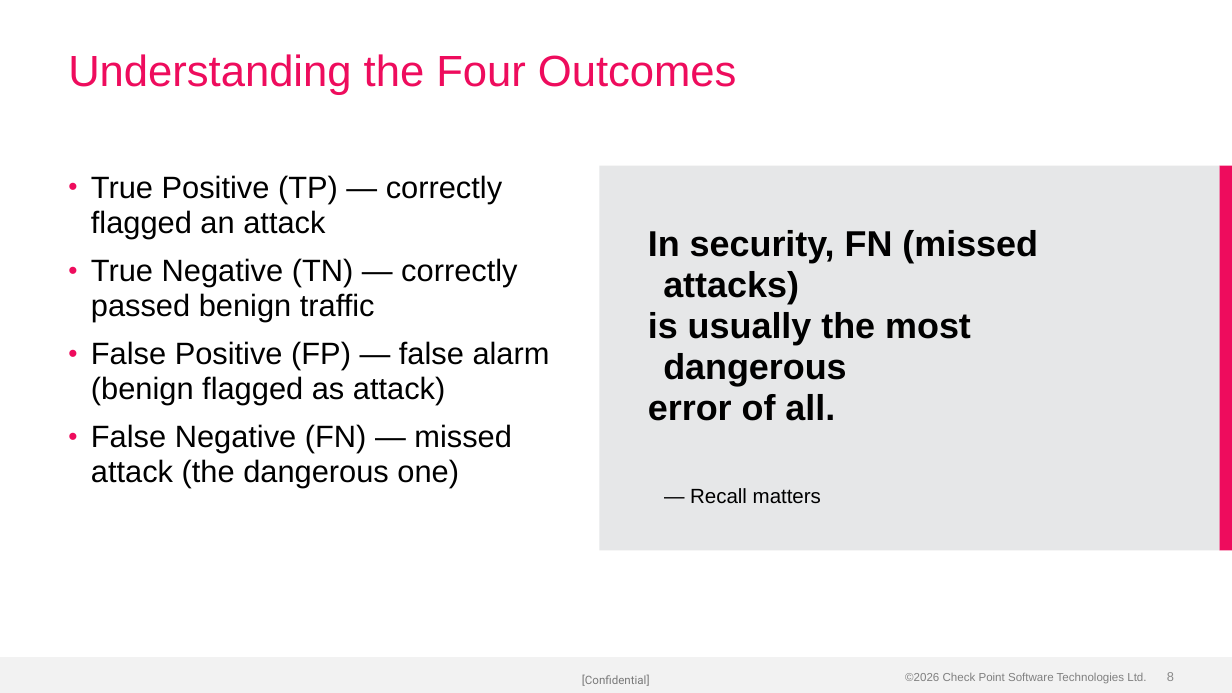
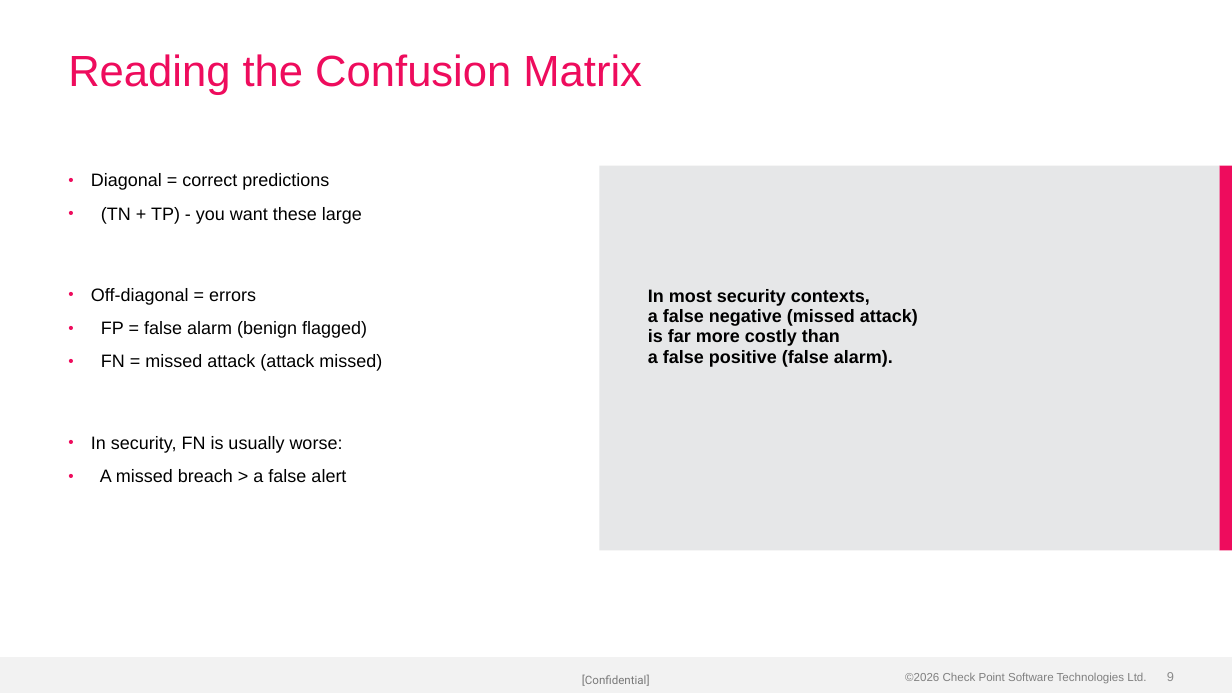
Before and after one commit to alshawwaf/ai-basic-training, a slide deck: slide 9 of stage1_classic_ml/05_model_evaluation/Lecture-5-Model-Evaluation.pptx (slide 8 before the commit). Drawn at 1232x693 pixels with LibreOffice and Linux fonts; fonts in the diff are those of the drawing; background and template pictures are left out. Boxes give left, top, right and bottom in pixels: in the first picture for what was removed or moved away, otherwise in the second. Text is boxed around its words. In the diff, an @@ line names an element or a change of style, - is before the commit and + after.

```diff
--- a/stage1_classic_ml/05_model_evaluation/Lecture-5-Model-Evaluation.pptx
+++ b/stage1_classic_ml/05_model_evaluation/Lecture-5-Model-Evaluation.pptx
@@ title at (x1=68, y1=54, x2=642, y2=95): text changed @@
-Understanding the Four Outcomes
+Reading the Confusion Matrix
@@ text at (x1=91, y1=173, x2=382, y2=482): text changed; size 24 to 14 pt @@
-• True Positive (TP) — correctly flagged an attack
-• True Negative (TN) — correctly passed benign traffic
-• False Positive (FP) — false alarm (benign flagged as attack)
-• False Negative (FN) — missed attack (the dangerous one)
+• Diagonal = correct predictions
+• (TN + TP) - you want these large
+• Off-diagonal = errors
+• FP = false alarm (benign flagged)
+• FN = missed attack (attack missed)
+• In security, FN is usually worse:
+• A missed breach > a false alert
@@ text at (x1=648, y1=289, x2=918, y2=367): text changed; size 28 to 14 pt @@
-In security, FN (missed attacks)
-is usually the most dangerous
-error of all.
+In most security contexts,
+a false negative (missed attack)
+is far more costly than
+a false positive (false alarm).
@@ text removed at (x1=690, y1=488, x2=821, y2=504) @@
-— Recall matters
```
Also in this commit, not shown: 15 other slides changed, 6 slides added, 5 slides removed, 3 other files.
